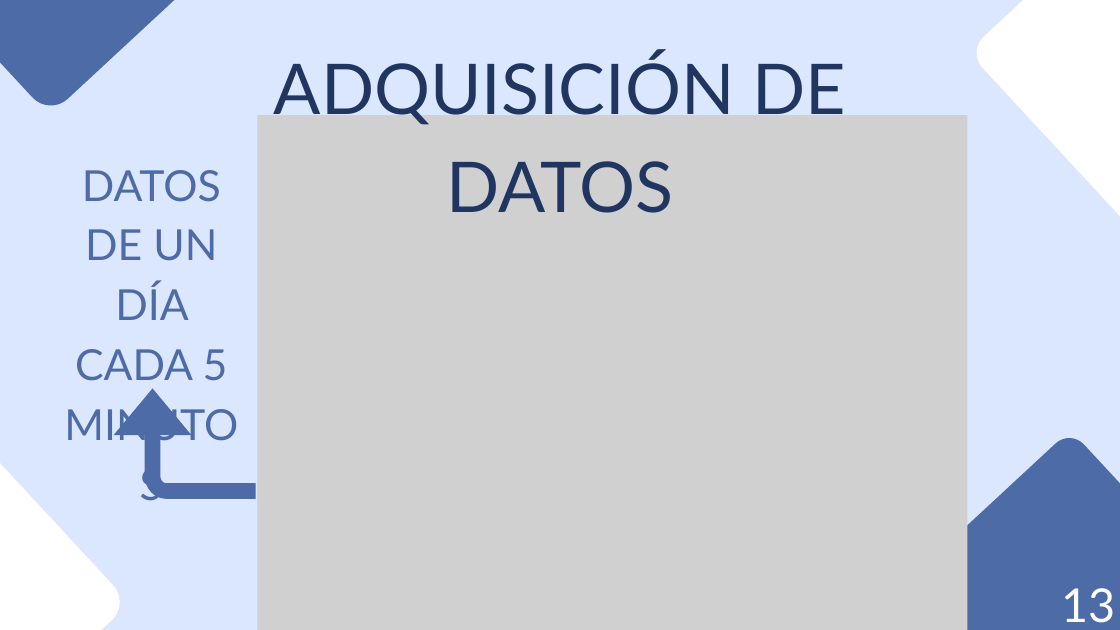
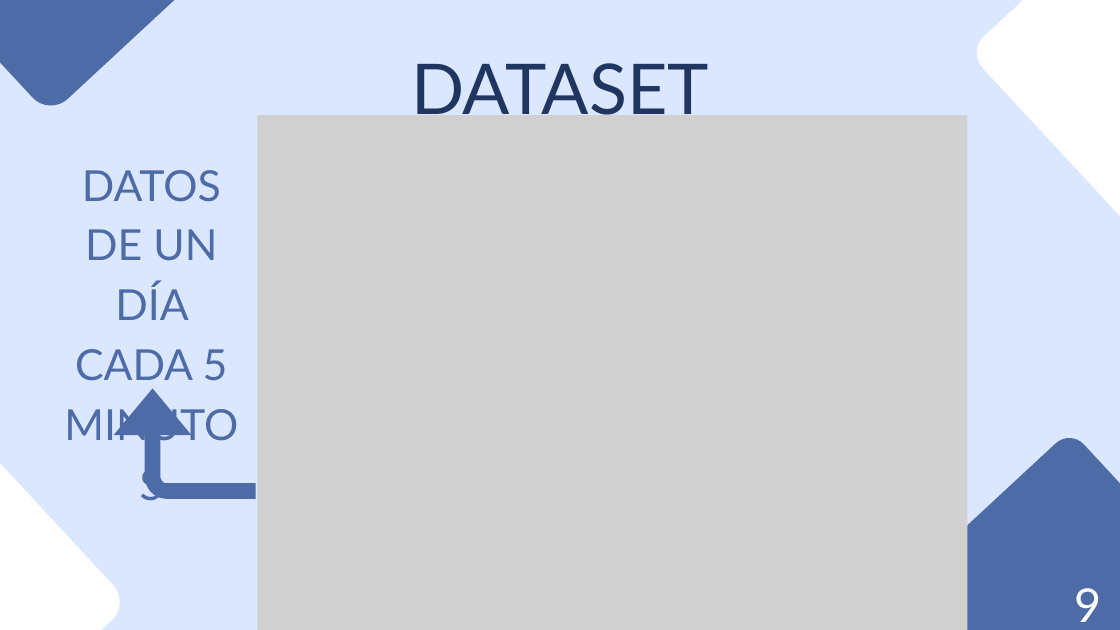
Before and after one commit to danilr16/TFG_Smart_Grids, a slide deck: slide 10 of Smart Grids Control de Redes Eléctricas con IA.pptx (slide 14 before the commit). Drawn at 1120x630 pixels with LibreOffice and Linux fonts; fonts in the diff are those of the drawing; grey boxes stand for pictures. Boxes give left, top, right and bottom in pixels: in the first picture for what was removed or moved away, otherwise in the second. Text is boxed around its words. In the diff, an @@ line names an element or a change of style, - is before the commit and + after.

```diff
--- a/Smart Grids Control de Redes Eléctricas con IA.pptx
+++ b/Smart Grids Control de Redes Eléctricas con IA.pptx
@@ text at bbox=[411, 63, 709, 127]: text changed @@
-ADQUISICIÓN DE DATOS
+DATASET
@@ text at bbox=[1075, 588, 1102, 622]: text changed @@
-13
+9
```
Also in this commit, not shown: 24 other slides changed, 3 slides added, 35 slides removed.
